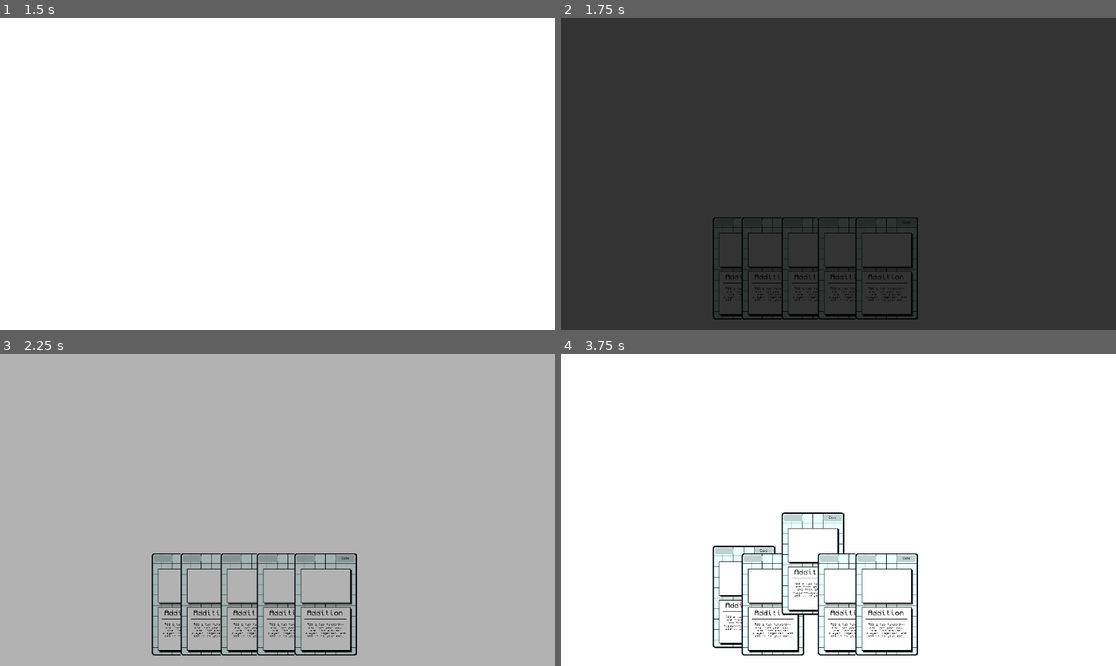
Above: before the commit, frames 1-4 (two rows, left to right).
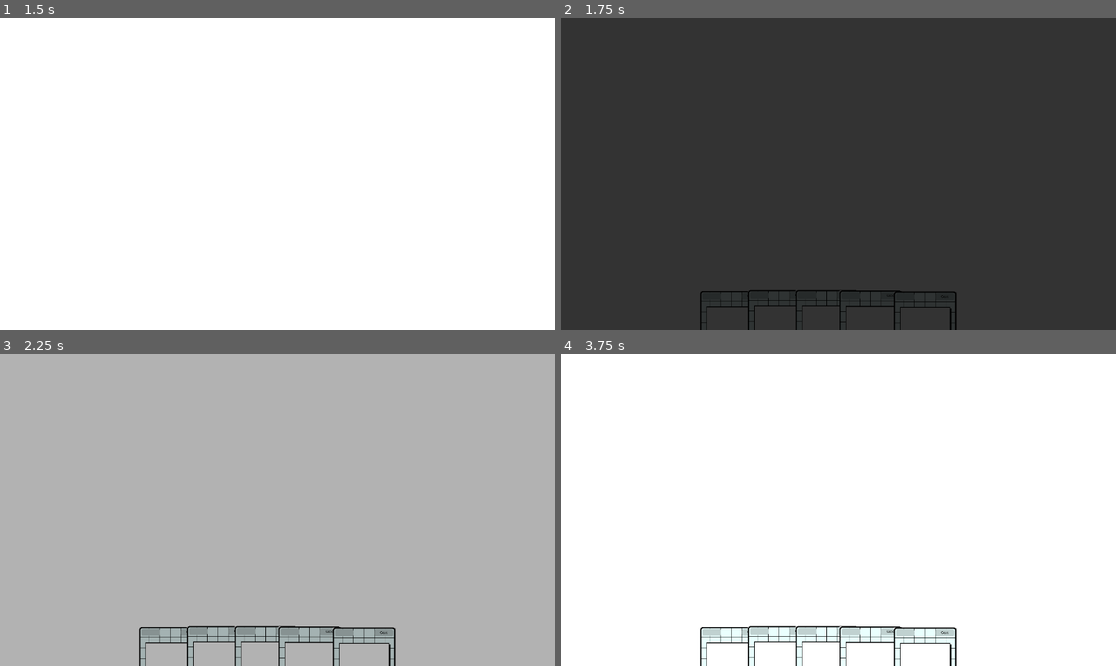
Above: after the commit, the same moments.

Repository: umarbektokyo/matetra
Game: Godot game, scene res://Scenes/main.tscn
Same seed, same stepped clock (60 frames per second), same inputs: the game is played once before the commit and once after it. Video files are missing from this copy of the repository; at most half a second of black plays in their place.
Inputs (mouse positions are in pixels of both pictures, inside the frame that each line leads up to):
- Up to frame 1 (1.5 s): tap Enter (TestCardPermanent) at 0.5, 1.35 s; move the mouse to (399, 158) at 0.52 s; hold J (JoinGame) 0.53-1.28 s; tap Space (TestEndTurn) at 1.25 s; move the mouse to (166, 189) at 1.27 s
- Up to frame 2 (1.75 s): no input
- Up to frame 3 (2.25 s): move the mouse to (183, 603) at 2.02 s; hold T (TestCardPreview) from 2.03 s (still down)
- Up to frame 4 (3.75 s): move the mouse to (771, 603) at 2.77 s; release T (TestCardPreview) at 2.78 s; tap Space (TestEndTurn) at 2.85 s; move the mouse to (810, 603) at 3.52 s; hold J (JoinGame) from 3.53 s (still down)

Frame 1 is identical in both runs. In frame 2, 2.2% of the frame differs, in the area x 25-72%, y 63-100%; in frame 3, 4.5%; in frame 4, 5.3%, in the area x 25-72%, y 50-100%.

Commit message:
resolved some godot ID issues

Diff:
--- a/matetra-godot/Matetra/Scenes/first_scene.tscn
+++ b/matetra-godot/Matetra/Scenes/first_scene.tscn
@@ -5,16 +5,16 @@
 [node name="FirstScene" type="Node2D"]
 
 [node name="Sprite2D" parent="." instance=ExtResource("1_fhmhh")]
-position = Vector2(379.9, 520)
+position = Vector2(353.9, 673.3)
 
 [node name="Sprite2D2" parent="." instance=ExtResource("1_fhmhh")]
-position = Vector2(439.9, 520)
+position = Vector2(452.9, 671.3)
 
 [node name="Sprite2D3" parent="." instance=ExtResource("1_fhmhh")]
-position = Vector2(522.89996, 520)
+position = Vector2(551.9, 671.3)
 
 [node name="Sprite2D4" parent="." instance=ExtResource("1_fhmhh")]
-position = Vector2(597.89996, 520)
+position = Vector2(642.9, 672.3)
 
 [node name="Sprite2D5" parent="." instance=ExtResource("1_fhmhh")]
-position = Vector2(675.89996, 520)
+position = Vector2(755.9, 674.3)
